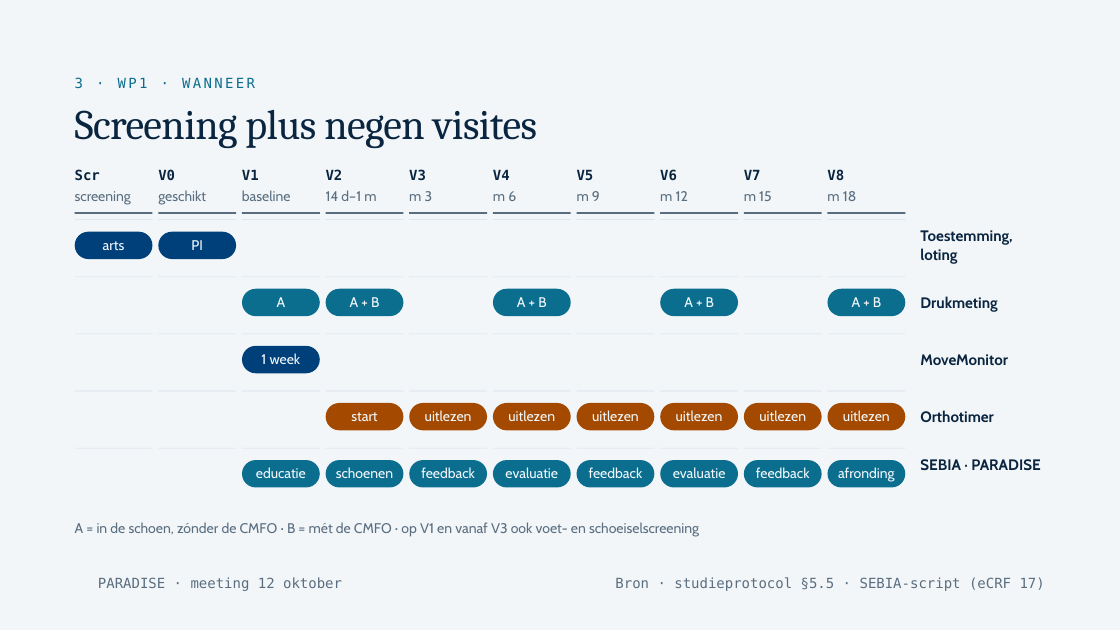
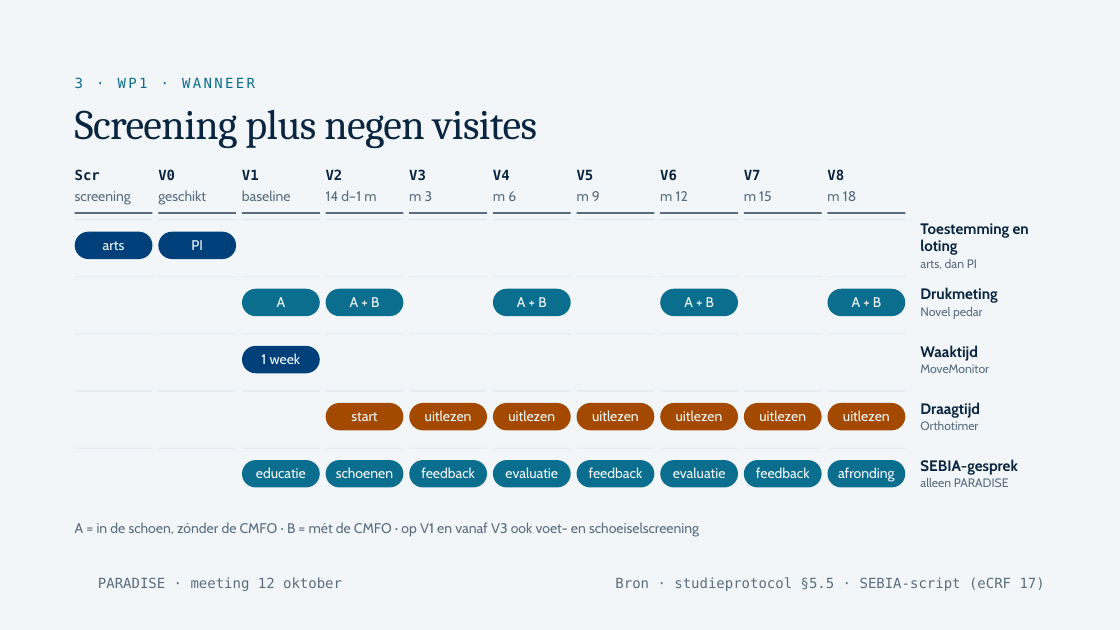
Before and after one commit to Dellfs/paradise-project, a slide deck: slide 15 of PARADISE_presentatie/webdecks/PARADISE_voetklinieken_12okt.pptx. Drawn at 1120x630 pixels with LibreOffice and Linux fonts; fonts in the diff are those of the drawing; background and template pictures are left out. Boxes give left, top, right and bottom in pixels: in the first picture for what was removed or moved away, otherwise in the second. Text is boxed around its words. In the diff, an @@ line names an element or a change of style, - is before the commit and + after.

```diff
--- a/PARADISE_presentatie/webdecks/PARADISE_voetklinieken_12okt.pptx
+++ b/PARADISE_presentatie/webdecks/PARADISE_voetklinieken_12okt.pptx
@@ text at [920,223,1029,255]: text changed @@
-Toestemming, loting
+Toestemming en loting
@@ text added at [920,259,977,269], 10.5 pt, text #5A6E80 @@
+arts, dan PI
@@ text "Drukmeting": place and size @@
-text "Drukmeting" at [920,296,997,312]
+text "Drukmeting" at [920,287,997,303]
@@ text "Drukmeting" at [920,287,997,303]: line spacing 15.6pt to 14.9pt @@
@@ text added at [920,307,983,319], 10.5 pt, text #5A6E80 @@
+Novel pedar
@@ text added at [920,345,978,360], 13 pt, text #0A2540, bold @@
+Waaktijd
@@ text "MoveMonitor": place and size @@
-text "MoveMonitor" at [920,354,1008,365]
+text "MoveMonitor" at [920,364,989,373]
@@ text "MoveMonitor" at [920,364,989,373]: size 13 to 10.5 pt, text colour #0A2540 to #5A6E80, bold off; line spacing 15.6pt to 12.6pt @@
@@ text "Orthotimer" at [920,421,978,430]: size 13 to 10.5 pt, text colour #0A2540 to #5A6E80, bold off; line spacing 15.6pt to 12.6pt @@
@@ text "Orthotimer": place and size @@
-text "Orthotimer" at [920,410,993,422]
+text "Orthotimer" at [920,421,978,430]
@@ text added at [920,402,980,417], 13 pt, text #0A2540, bold @@
+Draagtijd
@@ text at [920,459,1017,475]: text changed @@
-SEBIA · PARADISE
+SEBIA-gesprek
@@ text added at [920,478,1009,487], 10.5 pt, text #5A6E80 @@
+alleen PARADISE
```
Also in this commit, not shown: 3 other slides changed, 1 slide added.
